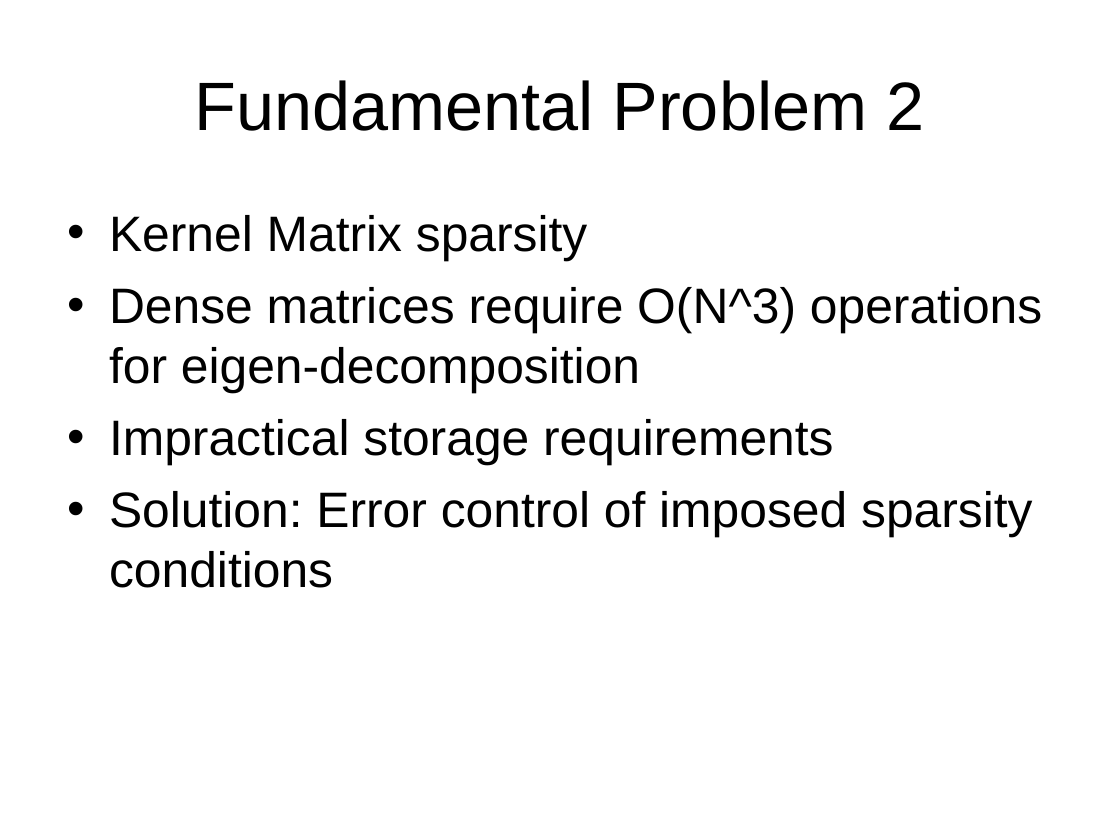
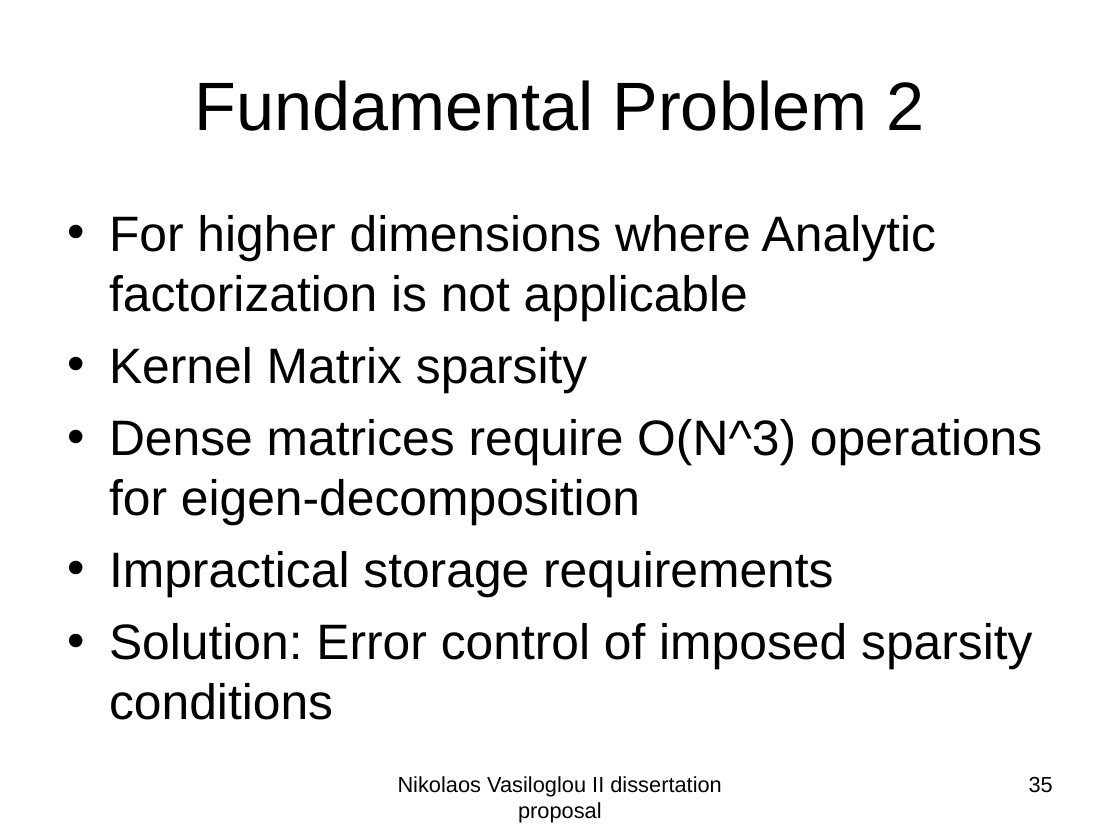
Before and after one commit to subailong/mlpack, a slide deck: slide 35 of fastlib/u/nvasil/docs/proposal/proposal.ppt (slide 8 before the commit). Drawn at 1120x840 pixels with LibreOffice and Linux fonts; fonts in the diff are those of the drawing. Boxes give left, top, right and bottom in pixels: in the first picture for what was removed or moved away, otherwise in the second. Text is boxed around its words. In the diff, an @@ line names an element or a change of style, - is before the commit and + after.

```diff
--- a/fastlib/u/nvasil/docs/proposal/proposal.ppt
+++ b/fastlib/u/nvasil/docs/proposal/proposal.ppt
@@ text at <box>109,215,936,321</box>: paragraph added @@
+• For higher dimensions where Analytic factorization is not applicable
@@ text added at <box>398,776,721,823</box>, 14 pt, text #000000 @@
+Nikolaos Vasiloglou II dissertation proposal
@@ page number added at <box>1029,776,1053,793</box>, 14 pt, text #000000 @@
+35
```
Also in this commit, not shown: 30 other slides changed, 20 slides added, 5 slides removed.
